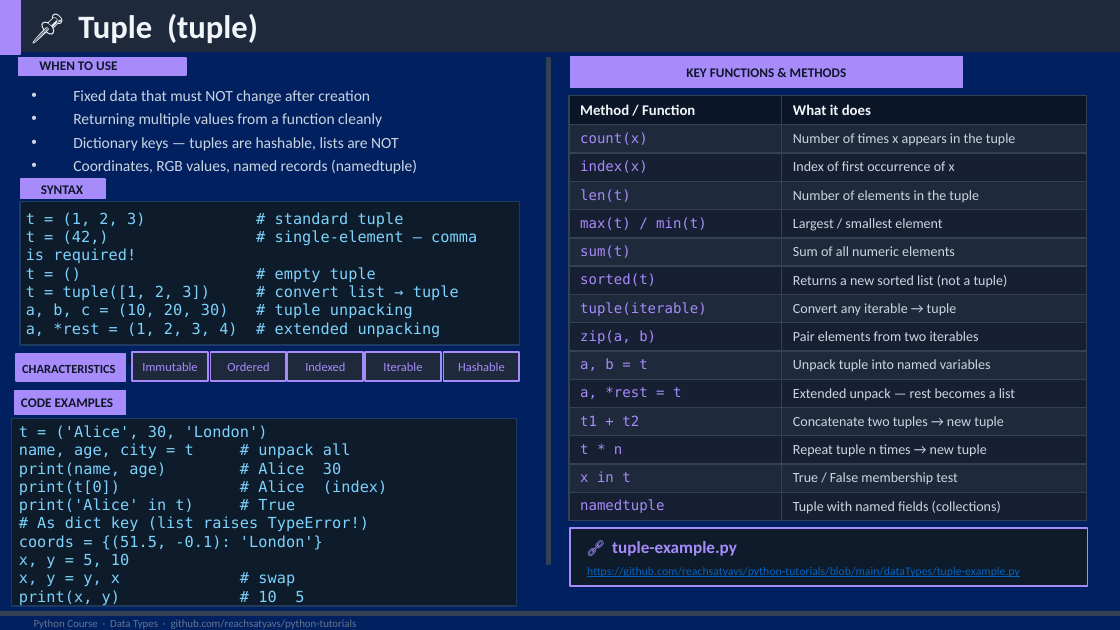
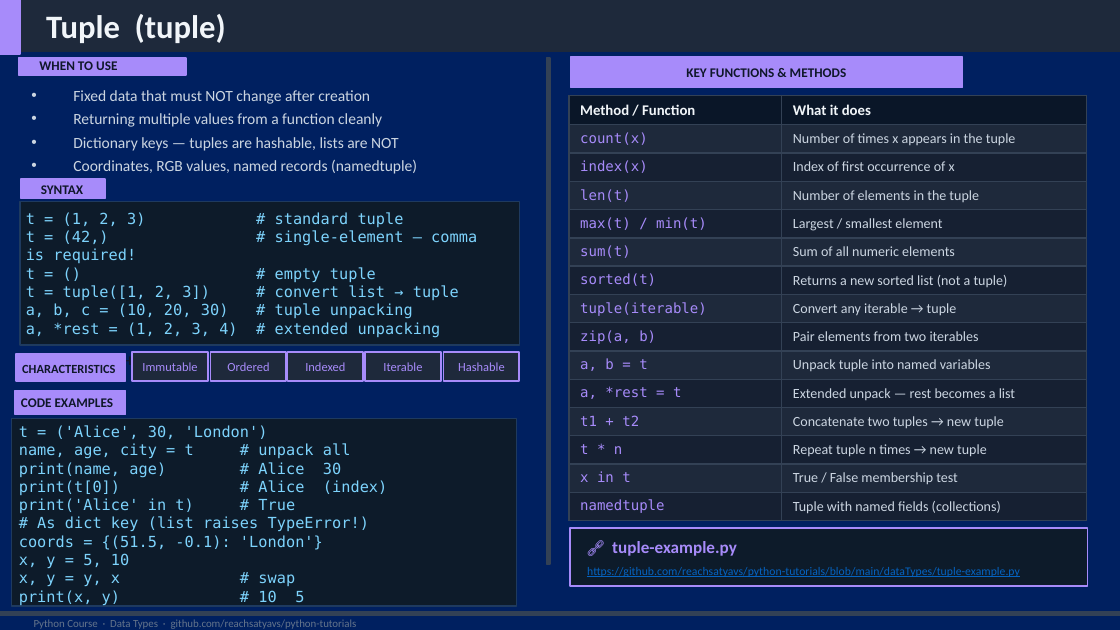
Before and after one commit to reachsatyavs/python-tutorials, a slide deck: slide 9 of dataTypes/PythonVariablesAndDataTypes.pptx. Drawn at 1120x630 pixels with LibreOffice and Linux fonts; fonts in the diff are those of the drawing. Boxes give left, top, right and bottom in pixels: in the first picture for what was removed or moved away, otherwise in the second. Text is boxed around its words. In the diff, an @@ line names an element or a change of style, - is before the commit and + after.

```diff
--- a/dataTypes/PythonVariablesAndDataTypes.pptx
+++ b/dataTypes/PythonVariablesAndDataTypes.pptx
@@ text at [46, 14, 226, 43]: text changed @@
-📌 Tuple (tuple)
+Tuple (tuple)
```
Also in this commit, not shown: 10 other slides changed, 2 slides added, 1 other file.
